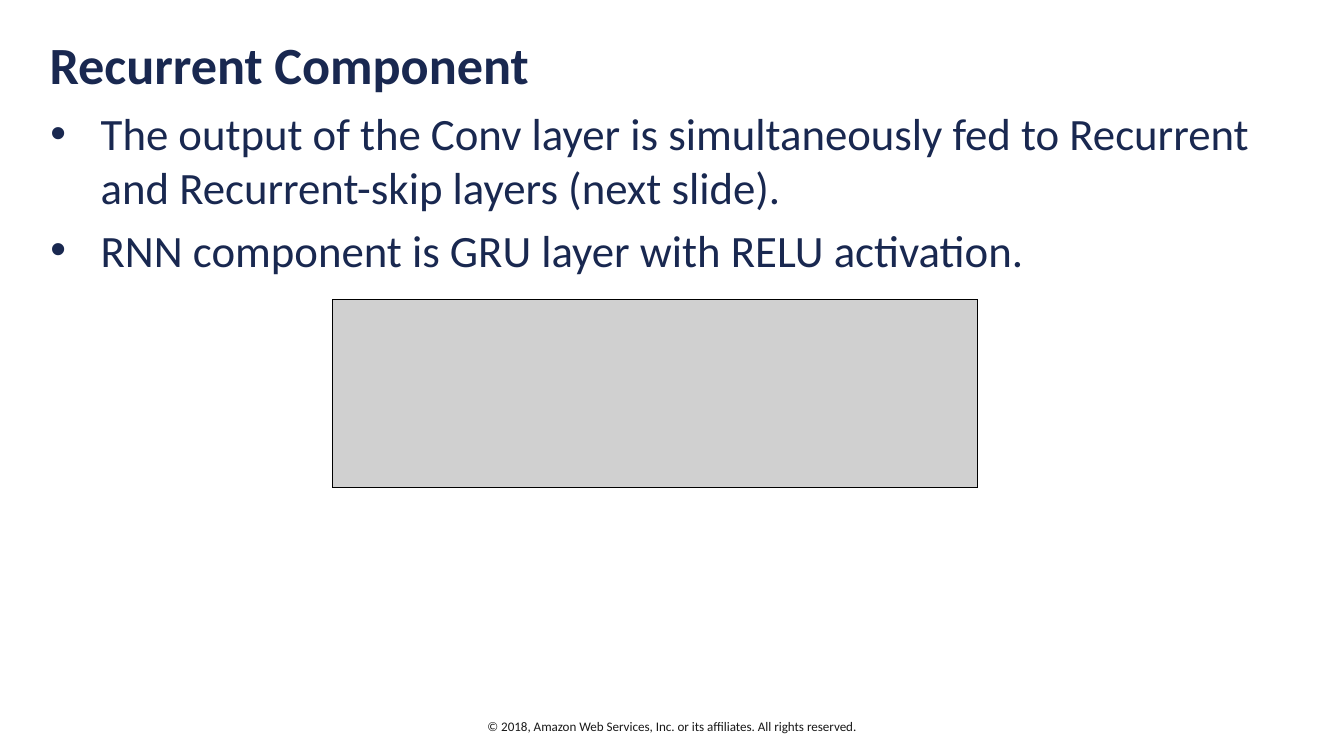
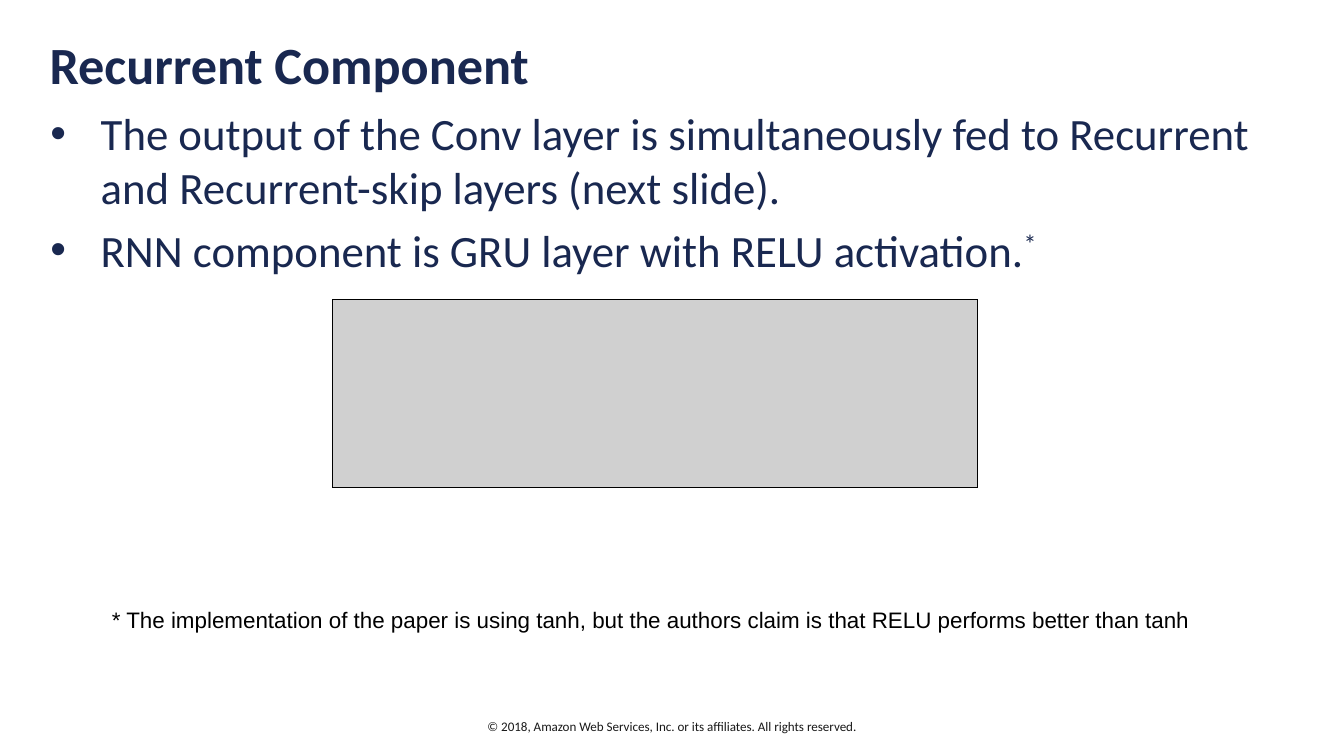
Before and after one commit to cyrusmvahid/GluonBootcamp, a slide deck: slide 22 of slides/DeepAR-Presentation.pptx. Drawn at 1344x756 pixels with LibreOffice and Linux fonts; fonts in the diff are those of the drawing; grey boxes stand for pictures; background and template pictures are left out. Boxes give left, top, right and bottom in pixels: in the first picture for what was removed or moved away, otherwise in the second. Text is boxed around its words. In the diff, an @@ line names an element or a change of style, - is before the commit and + after.

```diff
--- a/slides/DeepAR-Presentation.pptx
+++ b/slides/DeepAR-Presentation.pptx
@@ text added at (126,611,1188,633), 12 pt, text #000000 @@
+* The implementation of the paper is using tanh, but the authors claim is that RELU performs better than tanh
```
Also in this commit, not shown: 11 other slides changed.
